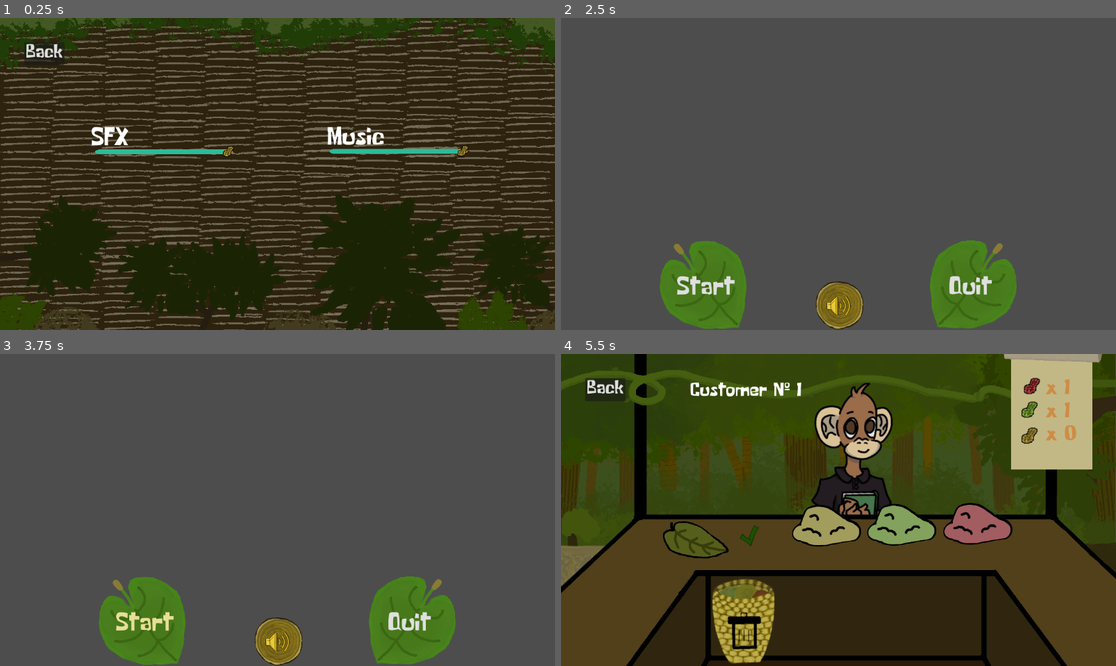
Above: before the commit, frames 1-4 (two rows, left to right).
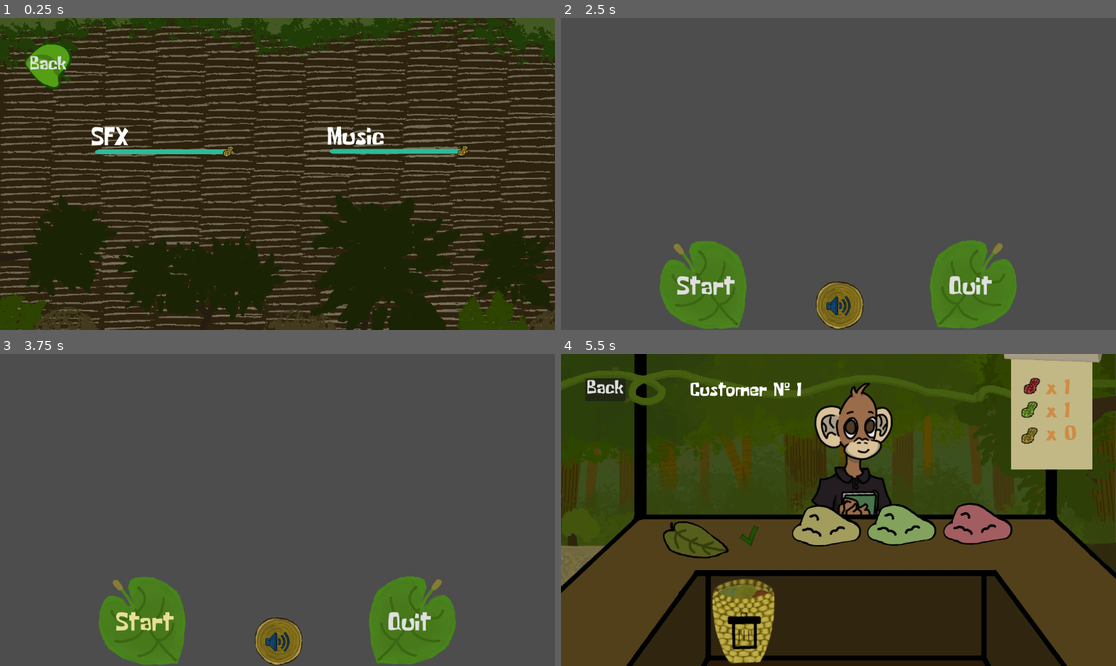
Above: after the commit, the same moments.

Repository: christianklehm/monkey-game
Game: Godot game, scene res://scenes/options_scene.tscn
Two runs of this game, one before a commit and one after it. Both use one fixed random seed, a clock stepped at 60 frames per second and the inputs below. This scene is started directly instead of the project's main scene. Sound files missing from this copy of the repository are replaced by a short silence.
Inputs (mouse positions are in pixels of both pictures, inside the frame that each line leads up to):
- Up to frame 1 (0.25 s): no input
- Up to frame 2 (2.5 s): tap Enter at 0.5 s; move the mouse to (960, 158) at 0.52 s; click (960, 158) at 0.67 s; click "Back" at 1.25 s; move the mouse to (727, 189) at 2.02 s; click (727, 189) at 2.17 s
- Up to frame 3 (3.75 s): click "Start" at 2.75 s; click "Start" at 3.5 s
- Up to frame 4 (5.5 s): click "Start" at 4.25 s; click (838, 641) at 5 s

The runs differ from the first frame. In frame 1, 0.9% of the frame differs, in the area x 4-14%, y 7-23%; in frame 2, 0.1%; in frame 3, 0.1%; in frame 4, nothing differs.

Commit message:
Changed a few button styles

Diff:
--- a/scenes/options_scene.tscn
+++ b/scenes/options_scene.tscn
@@ -1,14 +1,25 @@
-[gd_scene load_steps=16 format=3 uid="uid://deoswipj1a8am"]
+[gd_scene load_steps=22 format=3 uid="uid://deoswipj1a8am"]
 
 [ext_resource type="Theme" uid="uid://8pav1lism70y" path="res://assets/main_theme.tres" id="1_rwfm2"]
 [ext_resource type="Script" uid="uid://8awc6p18lf7s" path="res://scripts/options_scene.gd" id="1_uceq7"]
 [ext_resource type="Script" uid="uid://wderf66mpnyq" path="res://scripts/ps_back_to_mm.gd" id="2_uceq7"]
 [ext_resource type="Texture2D" uid="uid://c077h8elwe0ch" path="res://assets/sprites/options_background.png" id="2_ufpvg"]
 [ext_resource type="AudioStream" uid="uid://d32vvurvuiw4p" path="res://assets/sounds/Noisy Click.mp3" id="3_g30mg"]
+[ext_resource type="Texture2D" uid="uid://bo2l23sln7x0i" path="res://assets/sprites/OptionsBackButton.png" id="4_ufpvg"]
 [ext_resource type="Texture2D" uid="uid://e23mw2b5j1vo" path="res://assets/sprites/Temp_TinyYellowPeanut.png" id="6_h4su8"]
 [ext_resource type="Texture2D" uid="uid://cfpgqxuioxvoj" path="res://assets/icons/emptyIcon.png" id="8_0l208"]
 [ext_resource type="Texture2D" uid="uid://dlcj2c5xaw3eb" path="res://assets/sprites/SliderBack.png" id="9_wg0k7"]
 [ext_resource type="Texture2D" uid="uid://v7tjofi20gdt" path="res://assets/sprites/SliderHighlight.png" id="10_0dx1g"]
+
+[sub_resource type="StyleBoxEmpty" id="StyleBoxEmpty_h4su8"]
+
+[sub_resource type="StyleBoxEmpty" id="StyleBoxEmpty_634kp"]
+
+[sub_resource type="StyleBoxEmpty" id="StyleBoxEmpty_0l208"]
+
+[sub_resource type="StyleBoxEmpty" id="StyleBoxEmpty_wg0k7"]
+
+[sub_resource type="StyleBoxEmpty" id="StyleBoxEmpty_0dx1g"]
 
 [sub_resource type="StyleBoxTexture" id="StyleBoxTexture_ufpvg"]
 content_margin_left = 6.0
@@ -65,8 +76,17 @@
 offset_right = 105.0
 offset_bottom = 86.0
 theme = ExtResource("1_rwfm2")
+theme_override_colors/font_hover_color = Color(0.90588236, 0.8745098, 0.5921569, 1)
+theme_override_colors/font_hover_pressed_color = Color(0.90588236, 0.8745098, 0.5921569, 1)
 theme_override_font_sizes/font_size = 40
+theme_override_styles/normal = SubResource("StyleBoxEmpty_h4su8")
+theme_override_styles/pressed = SubResource("StyleBoxEmpty_634kp")
+theme_override_styles/hover = SubResource("StyleBoxEmpty_0l208")
+theme_override_styles/disabled = SubResource("StyleBoxEmpty_wg0k7")
+theme_override_styles/focus = SubResource("StyleBoxEmpty_0dx1g")
 text = "Back"
+icon = ExtResource("4_ufpvg")
+icon_alignment = 1
 script = ExtResource("2_uceq7")
 metadata/_edit_lock_ = true
 
Binary file changed: assets/icons/AudioIcon.png
Binary file added: assets/sprites/OptionsBackButton.png
Not shown, added: assets/sprites/OptionsBackButton.png.import
